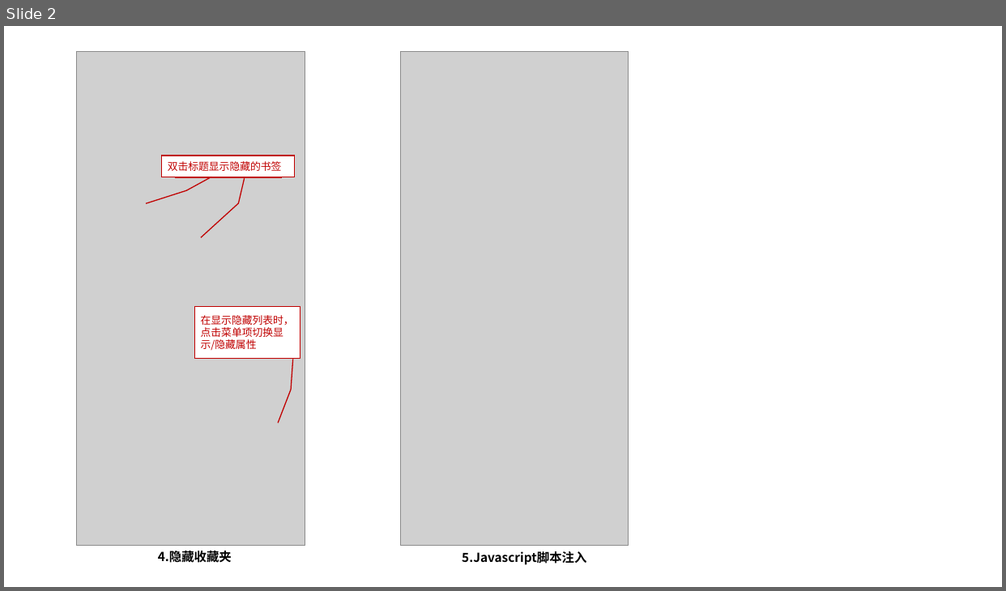
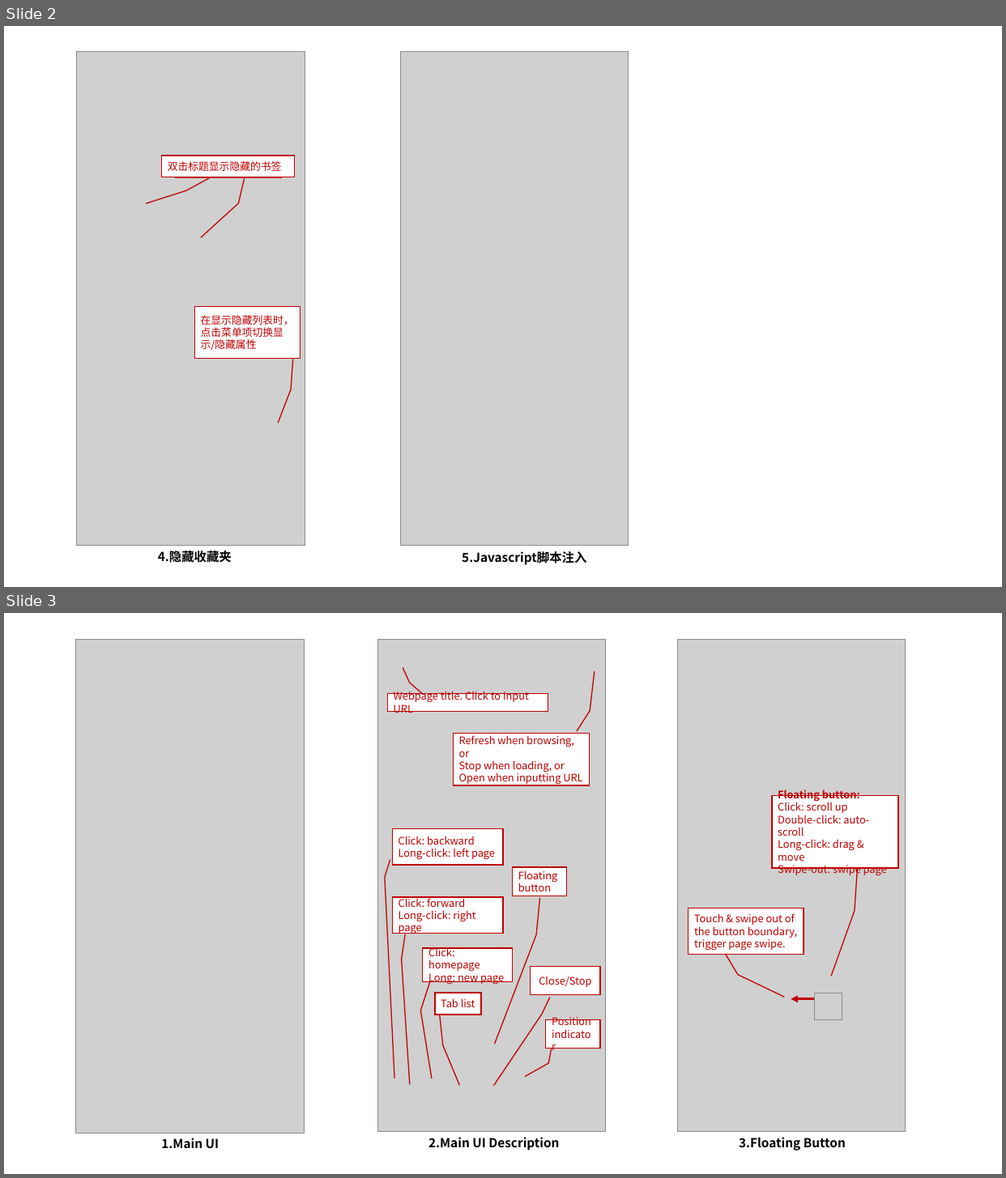
Before and after one commit to KenJinghuiZhao/KenJingHuiZhao.github.io, a slide deck: S3-02-Dev/KenBrowser/screenshots/KenBrowser-manual.pptx. Shown one above the other, each under a label of ours: slide 2 before the commit, slides 2 and 3 after it. The pictures are 1006x591 and 1006x1178 pixels, drawn with LibreOffice and Linux fonts; fonts in the diff are those of the drawing; grey boxes stand for pictures. Boxes give left, top, right and bottom in pixels: in the first picture for what was removed or moved away, otherwise in the second. Text is boxed around its words. In the diff, an @@ line names an element or a change of style, - is before the commit and + after.

Commit message:
KB homepage English version completed

```diff
--- a/S3-02-Dev/KenBrowser/screenshots/KenBrowser-manual.pptx
+++ b/S3-02-Dev/KenBrowser/screenshots/KenBrowser-manual.pptx
@@ slide 3 added at box(4, 613, 1002, 1174), background #FFFFFF @@
@@ picture added at box(76, 639, 305, 1133) @@
@@ picture added at box(378, 639, 606, 1131) @@
@@ picture added at box(678, 639, 906, 1131) @@
@@ border callout added at box(387, 693, 548, 711), fill #FFFFFF, outline #C00000 1 pt, 10 pt, text #C00000 @@
+Webpage title. Click to input URL
@@ border callout added at box(454, 733, 590, 786), fill #FFFFFF, outline #C00000 1 pt, 10 pt, text #C00000 @@
+Refresh when browsing, or
+Stop when loading, or
+Open when inputting URL
@@ border callout added at box(772, 796, 898, 868), fill #FFFFFF, outline #C00000 1 pt, 10 pt, text #C00000 @@
+Floating button:
+Click: scroll up
+Double-click: auto-scroll
+Long-click: drag & move
+Swipe-out: swipe page
@@ border callout added at box(393, 828, 503, 865), fill #FFFFFF, outline #C00000 1 pt, 10 pt, text #C00000 @@
+Click: backward
+Long-click: left page
@@ border callout added at box(513, 867, 567, 896), fill #FFFFFF, outline #C00000 1 pt, 10 pt, text #C00000 @@
+Floating button
@@ border callout added at box(393, 897, 503, 934), fill #FFFFFF, outline #C00000 1 pt, 10 pt, text #C00000 @@
+Click: forward
+Long-click: right page
@@ border callout added at box(688, 909, 803, 955), fill #FFFFFF, outline #C00000 1 pt, 10 pt, text #C00000 @@
+Touch & swipe out of the button boundary, trigger page swipe.
@@ border callout added at box(423, 948, 513, 982), fill #FFFFFF, outline #C00000 1 pt, 10 pt, text #C00000 @@
+Click: homepage
+Long: new page
@@ border callout added at box(530, 967, 601, 995), fill #FFFFFF, outline #C00000 1 pt, 10 pt, text #C00000 @@
+Close/Stop
@@ border callout added at box(435, 994, 482, 1015), fill #FFFFFF, outline #C00000 1 pt, 10 pt, text #C00000 @@
+Tab list
@@ arrow added from (816, 999) to (791, 999), #C00000 2.25 pt @@
@@ picture added at box(815, 994, 842, 1021) @@
@@ border callout added at box(546, 1020, 601, 1049), fill #FFFFFF, outline #C00000 1 pt, 10 pt, text #C00000 @@
+Position indicator
@@ text added at box(161, 1138, 219, 1148), 12 pt, text #000000, bold @@
+1.Main UI
@@ text added at box(428, 1137, 559, 1151), 12 pt, text #000000, bold @@
+2.Main UI Description
@@ text added at box(739, 1137, 846, 1151), 12 pt, text #000000, bold @@
+3.Floating Button
```
Also in this commit, not shown: 1 other slide added, 10 other files.
